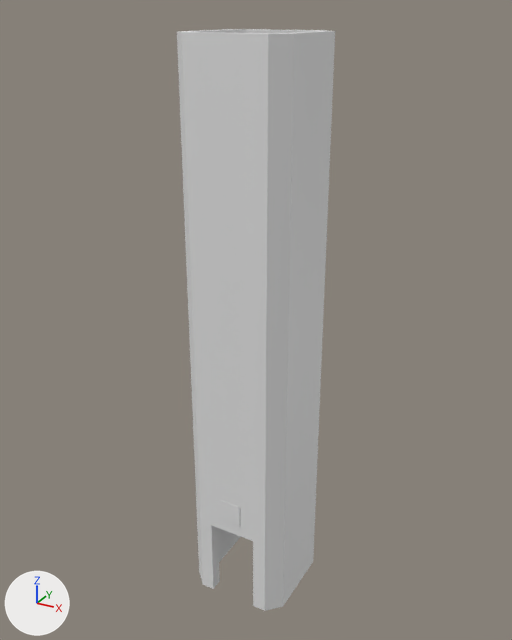
Before and after pictures for a commit that changed the FBX model models/wf_elevator_shaft.fbx.
Both versions are drawn from a 50 mm lens placed at (25.2, -48.4, 48.5), pointed at (-0.9, -0.9, 24.7). The lights are fixed; the arrows at lower left show +X, +Y and +Z. The picture after the commit comes second.
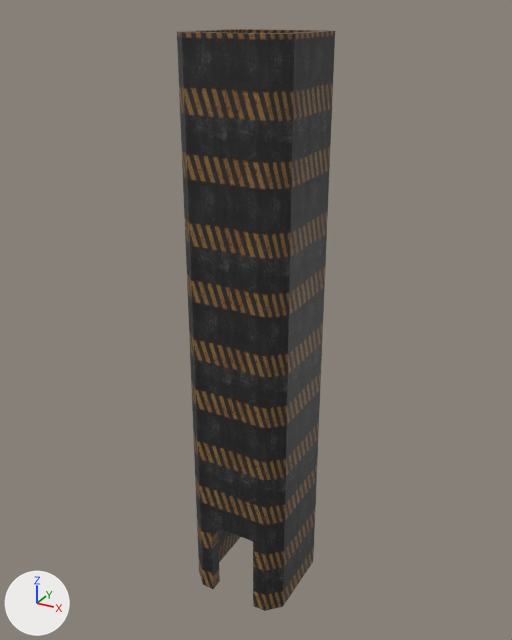
Pixel boxes [x1, y1, x2, y2] of what changed, in the pictures (512 x 640 px):
'Cube', surface changed (darker): [177, 29, 335, 611] in both
'Cube.014', deleted: before [219, 500, 240, 526]

What changed in the scene script:
```text
Add img_warning_png:
    img_warning_png = load_image('warning.png', 'warning.png', 512, 512, 'sRGB')
Change mat_material:
    remove mat_material.base_color = (0.8, 0.8, 0.8)  # white #e7e7e7
    add mat_material.texture = img_warning_png  # with its transparency
Change me_cube:
    where me_cube.from_pydata(...)  # 40 vertices, 36 faces; spans x -9.0..0.0, y -6.0..3.0, z -1.0..47.0
    used by ob_cube; location = (4.0, 0.0, 0.0)
    me_cube part 1: texture (UV) coordinates of 36 of 36 faces, centred in x -9.0..0.0, y -6.0..3.0, z -1.0..47.0, changed; they spanned u 0.38..0.63, v 0.0..0.97 and now span u -2.6..3.6, v -2.04..3.0
Remove ob_cube_014:
    ob_cube_014 = bpy.data.objects.new('Cube.014', me_cube_017)
    ob_cube_014.location = (0.0, -7.09, 8.58)
```
